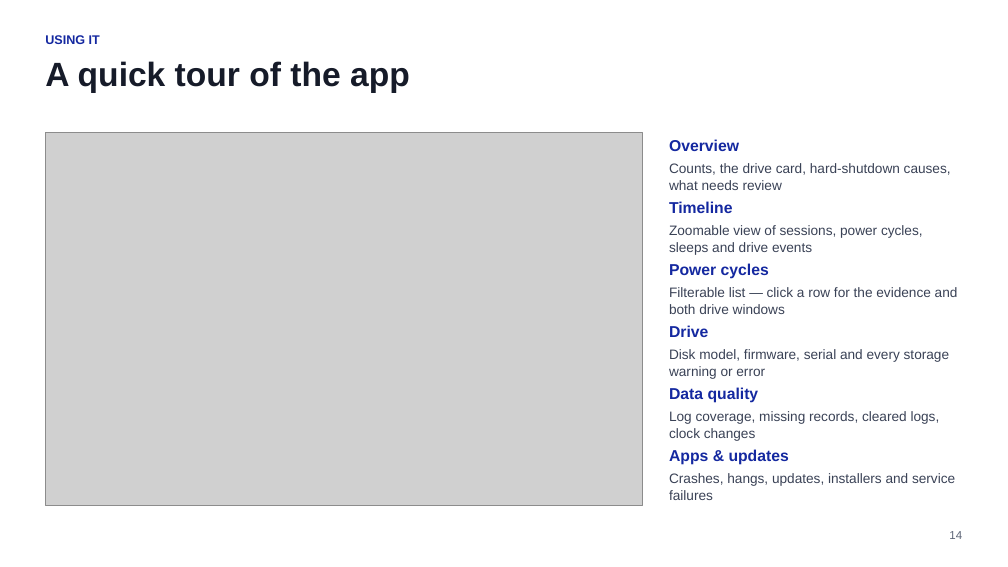
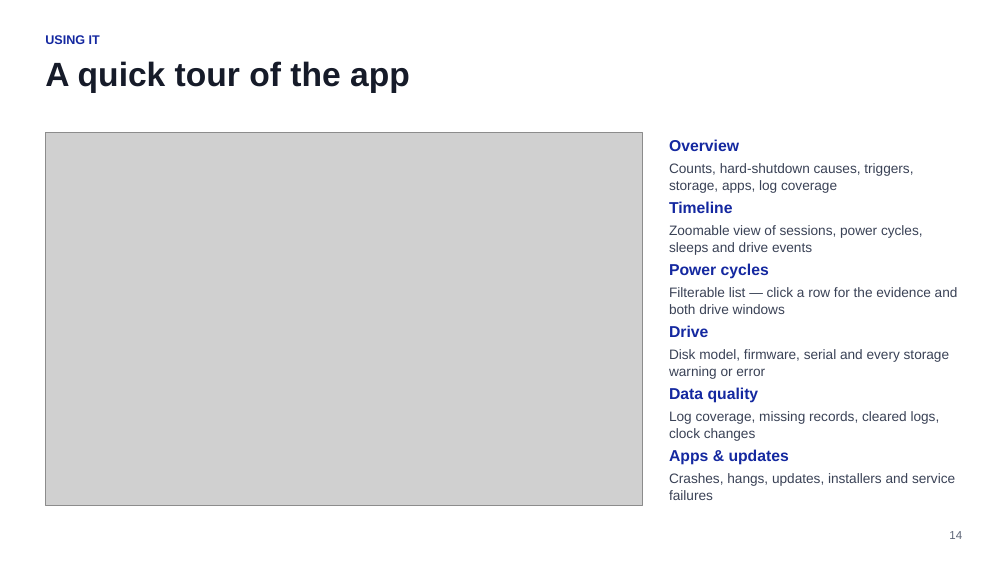
Before and after one commit to hex2104/wela-app, a slide deck: slide 14 of docs/LENS-team-walkthrough.pptx. Drawn at 1008x567 pixels with LibreOffice and Linux fonts; fonts in the diff are those of the drawing; grey boxes stand for pictures. Boxes give left, top, right and bottom in pixels: in the first picture for what was removed or moved away, otherwise in the second. Text is boxed around its words. In the diff, an @@ line names an element or a change of style, - is before the commit and + after.

```diff
--- a/docs/LENS-team-walkthrough.pptx
+++ b/docs/LENS-team-walkthrough.pptx
@@ text at (669, 163, 913, 193): text changed @@
-Counts, the drive card, hard-shutdown causes, what needs review
+Counts, hard-shutdown causes, triggers, storage, apps, log coverage
```
Also in this commit, not shown: 1 other slide changed, 19 other files.
